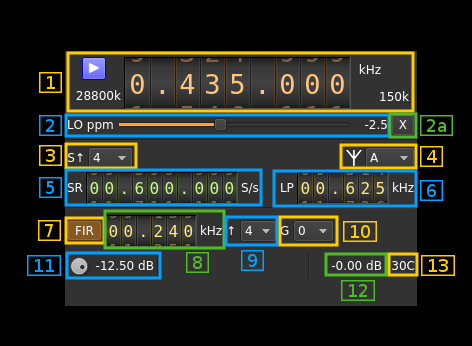
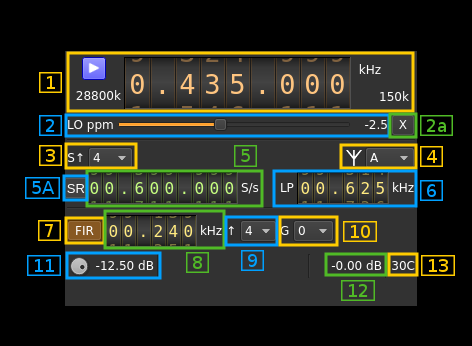
Comparing the layer stacks of the two 472x346 images. Changes:
added layer "5A" above "Overlay_05A" over (25, 177, 60, 199)
added layer "Overlay_05A" above "5" over (62, 174, 89, 202)
painted on "5" over (39, 145, 257, 198)
painted on "Overlay_05" over (64, 168, 264, 208)
added layer "Clipboard" above "Overlay_01" over (63, 177, 89, 199)
